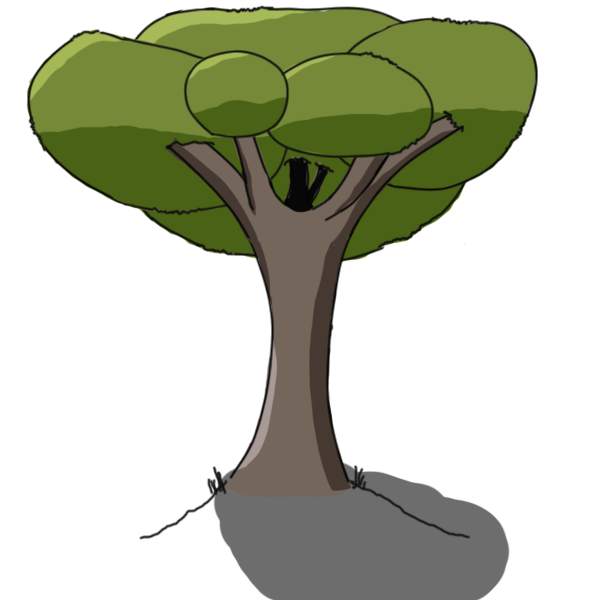
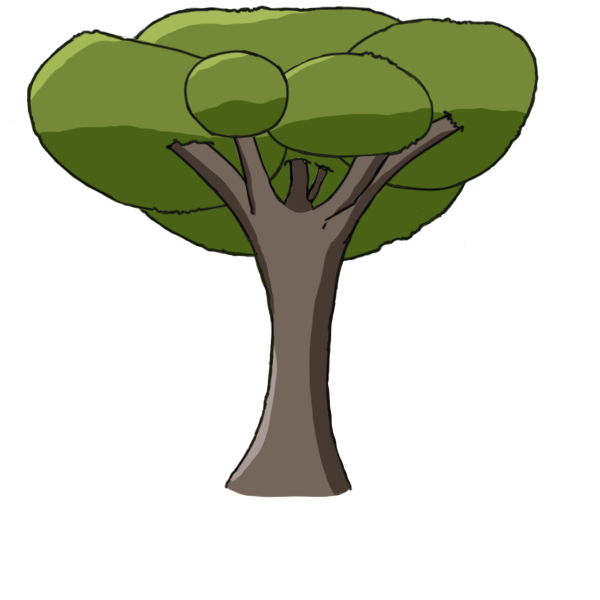
Layer changes from the first 600px x 600px image to the second:
painted on "feuillage2" over (x1=186, y1=49, x2=289, y2=139)
painted on "feuillage3" (1st of 2) over (x1=262, y1=50, x2=435, y2=160)
painted on "branche4" over (x1=333, y1=150, x2=397, y2=217)
painted on "branche5" over (x1=321, y1=113, x2=452, y2=246)
painted on "branche3" over (x1=284, y1=155, x2=327, y2=213)
painted on "branche2" over (x1=241, y1=127, x2=284, y2=215)
painted on "branche1" over (x1=164, y1=138, x2=272, y2=244)
painted on "tronc" over (x1=224, y1=218, x2=361, y2=496)
painted on "feuillage3" (2nd of 2) over (x1=26, y1=28, x2=289, y2=216)
painted on "feuillage4" over (x1=320, y1=16, x2=539, y2=191)
painted on "feuillage5" over (x1=111, y1=5, x2=475, y2=262)
hid "sol" over (x1=139, y1=464, x2=471, y2=541)
hid "ombre" over (x1=212, y1=459, x2=510, y2=600)
